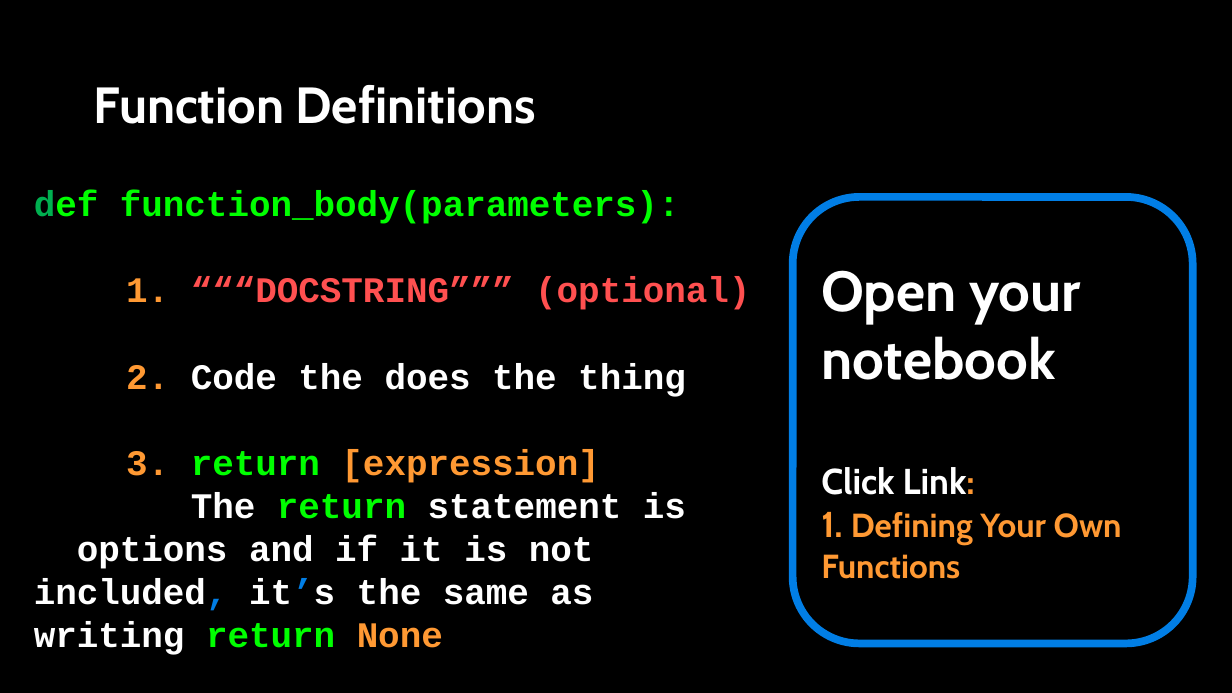
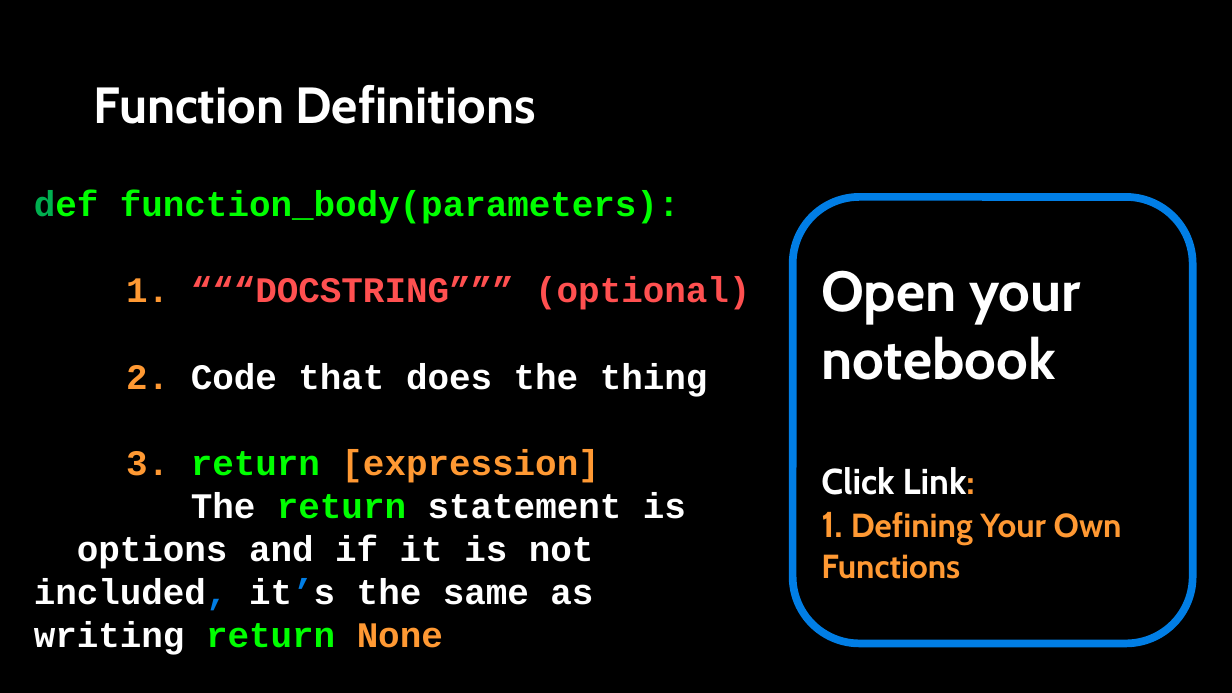
Before and after one commit to APS106/APS106-winter-2022-material, a slide deck: slide 6 of lectures/week2/lecture2/slides/week2_lecture2.pptx. Drawn at 1232x693 pixels with LibreOffice and Linux fonts; fonts in the diff are those of the drawing; background and template pictures are left out. Boxes give left, top, right and bottom in pixels: in the first picture for what was removed or moved away, otherwise in the second. Text is boxed around its words. In the diff, an @@ line names an element or a change of style, - is before the commit and + after.

```diff
--- a/lectures/week2/lecture2/slides/week2_lecture2.pptx
+++ b/lectures/week2/lecture2/slides/week2_lecture2.pptx
@@ text at [126, 363, 708, 397]: text changed @@
-2. Code the does the thing
+2. Code that does the thing
```
Also in this commit, not shown: 4 other slides changed, 1 slide added, 3 slides removed, 4 other files.
